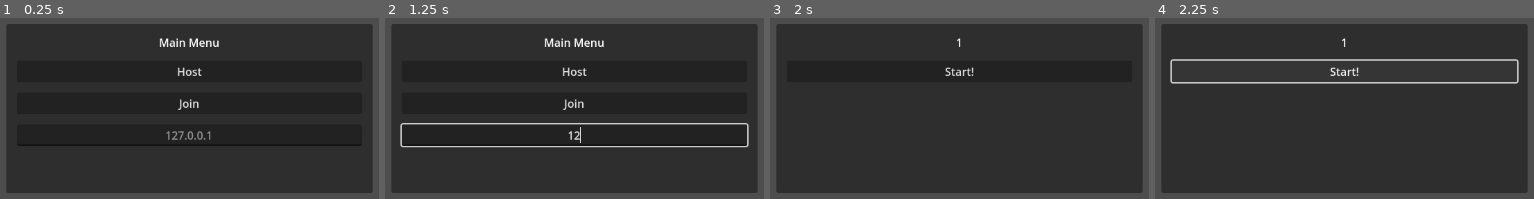
Above: before the commit, frames 1-4 (left to right).
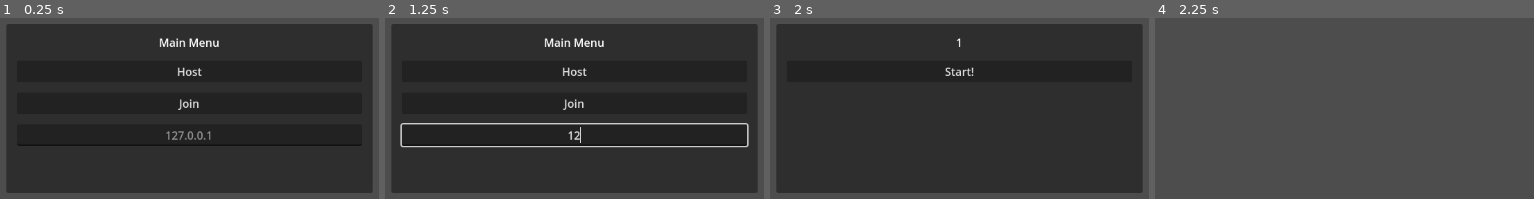
Above: after the commit, the same moments.

Repository: aidan-j-rhoden/plunger
Game: Godot game, scene res://menu/menu.tscn
Same seed, same stepped clock (60 frames per second), same inputs: the game is played once before the commit and once after it.
Inputs (mouse positions are in pixels of both pictures, inside the frame that each line leads up to):
- Up to frame 1 (0.25 s): no input
- Up to frame 2 (1.25 s): click (574, 135) at 0.52 s; type "12" at 0.6 s
- Up to frame 3 (2 s): click "Host" at 1.25 s
- Up to frame 4 (2.25 s): click "Start!" at 2 s

Frames 1-3 are identical in both runs. In frame 4, 79% of the frame differs, in the area x 1-99%, y 3-97%.

Commit message:
More work on menu

Diff:
--- a/menu/menu.gd
+++ b/menu/menu.gd
@@ -6,6 +6,7 @@
 
 const Player = preload("res://player/player.tscn")
 const test_level = preload("res://world.tscn")
+const levels = [test_level]
 
 const PORT = 9999
 var upnp
@@ -13,6 +14,8 @@
 var enet_peer = ENetMultiplayerPeer.new()
 
 var player_list = []
+var ready_list = []
+var start_game = false
 
 func _unhandled_input(_event):
 	if Input.is_action_just_pressed("quit"):
@@ -27,7 +30,12 @@
 	ready_menu.hide()
 
 	if dedicated_server():
-		_on_host_pressed()
+		call_deferred(_on_host_pressed())
+
+
+func _process(_delta):
+	if start_game:
+		get_tree().paused = false
 
 
 func _on_host_pressed():
@@ -47,7 +55,7 @@
 					upnp.add_port_mapping(PORT, PORT, "", "TCP")
 
 		var external_ip = upnp.query_external_address()
-		print(external_ip)
+		print(str(external_ip) + ":" + str(PORT))
 
 	enet_peer.create_server(PORT)
 	multiplayer.multiplayer_peer = enet_peer
@@ -55,8 +63,7 @@
 	multiplayer.peer_disconnected.connect(remove_player)
 
 	if not dedicated_server():
-		player_list.append(multiplayer.get_unique_id())
-		update_player_list()
+		add_player(multiplayer.get_unique_id())
 
 	ready_menu.show()
 
@@ -71,24 +78,49 @@
 	multiplayer.multiplayer_peer = enet_peer
 
 	ready_menu.show()
+	ready_menu.get_node("MarginContainer/VBoxContainer/Start").disabled = true
+
+
+func _on_start_pressed():
+	for player in player_list:
+		pre_start_game.rpc_id(player, 0)
+
+
+@rpc("call_local")
+func pre_start_game(level):
+	var game_level = levels[level].instantiate()
+	get_tree().paused = true
+	add_child(game_level)
+	main_menu.hide()
+	ready_menu.hide()
+	if not multiplayer.is_server():
+		player_ready.rpc_id(1)
+
+
+@rpc("any_peer")
+func player_ready():
+	ready_list.append(multiplayer.get_remote_sender_id())
+
+	ready_list.sort()
+	player_list.sort()
+	if ready_list == player_list:
+		start_game = true
 
 
 func add_player(peer_id):
+	print("Player " + str(peer_id) + " joined!")
 	player_list.append(peer_id)
 	update_player_list()
 
 
 func remove_player(peer_id):
+	print("Player " + str(peer_id) + " joined!")
 	player_list.erase(peer_id)
 	update_player_list()
 
 
 func dedicated_server():
 	return DisplayServer.get_name() == "headless" or OS.has_feature("dedicated_server")
-
-
-func _on_start_pressed():
-	pass # Replace with function body.
 
 
 func update_player_list():
